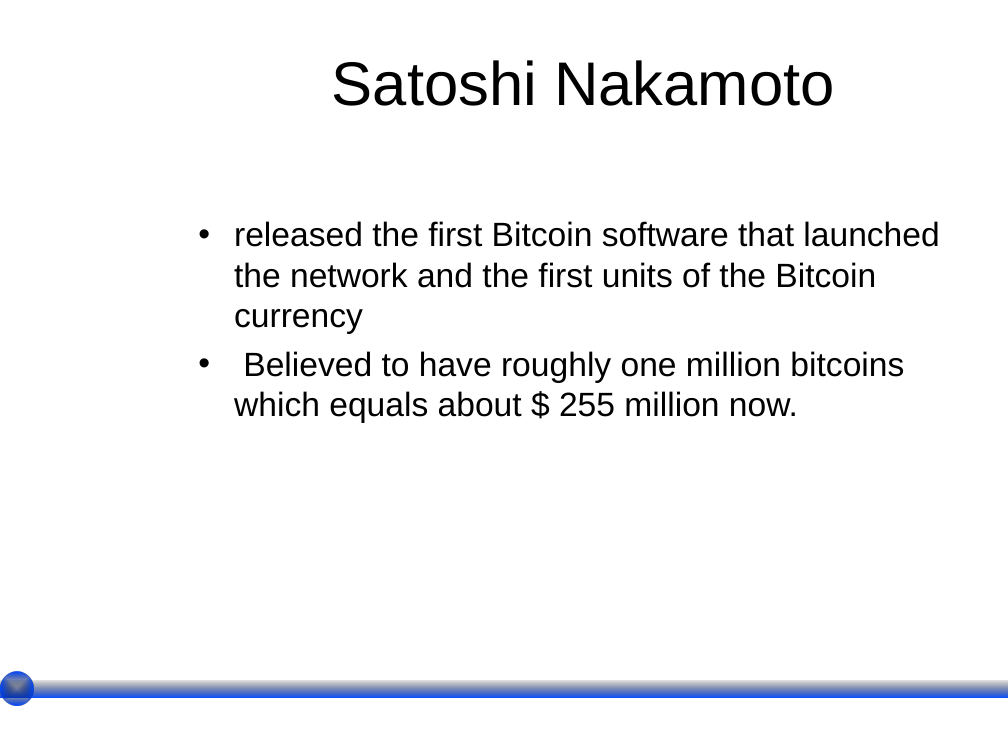
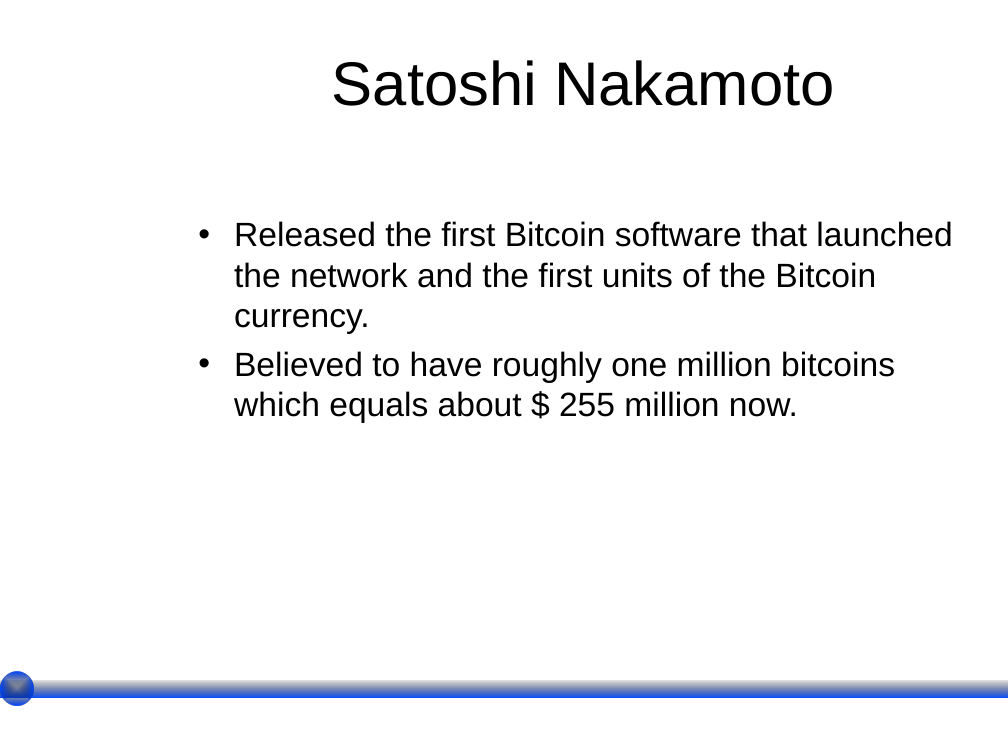
Before and after one commit to wesreisz/cis411-lightningTalks, a slide deck: slide 4 of Wolf-cryptocurrency.ppt. Drawn at 1008x756 pixels with LibreOffice and Linux fonts; fonts in the diff are those of the drawing; background and template pictures are left out. Boxes give left, top, right and bottom in pixels: in the first picture for what was removed or moved away, otherwise in the second. Text is boxed around its words. In the diff, an @@ line names an element or a change of style, - is before the commit and + after.

Commit message:
More edit

```diff
--- a/Wolf-cryptocurrency.ppt
+++ b/Wolf-cryptocurrency.ppt
@@ text at [234, 221, 952, 334]: text changed @@
-• released the first Bitcoin software that launched the network and the first units of the Bitcoin currency
+• Released the first Bitcoin software that launched the network and the first units of the Bitcoin currency.
```
